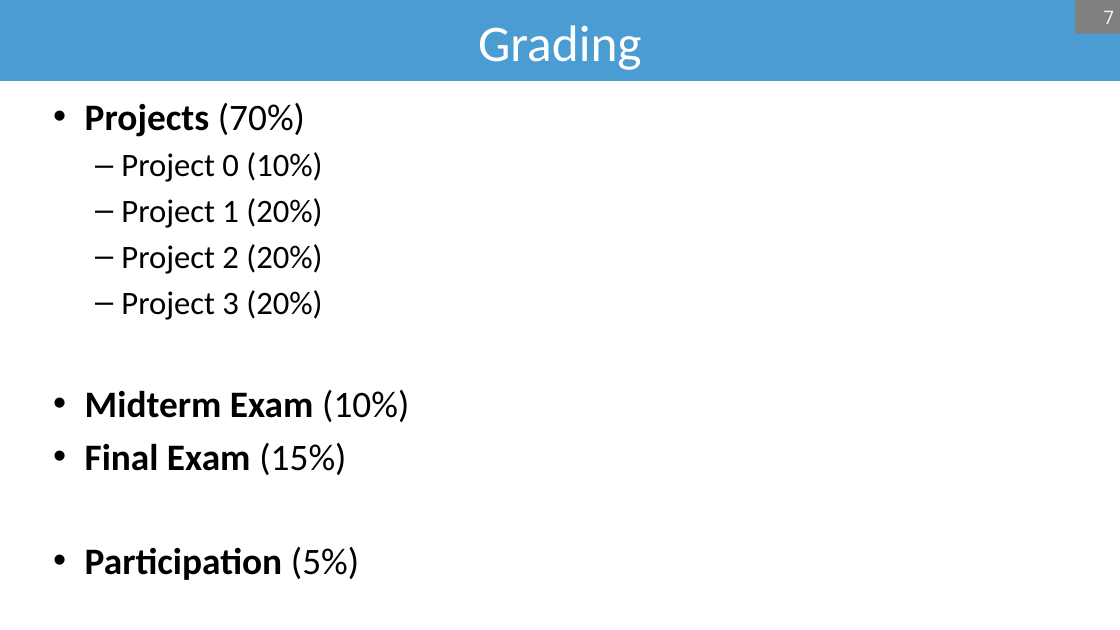
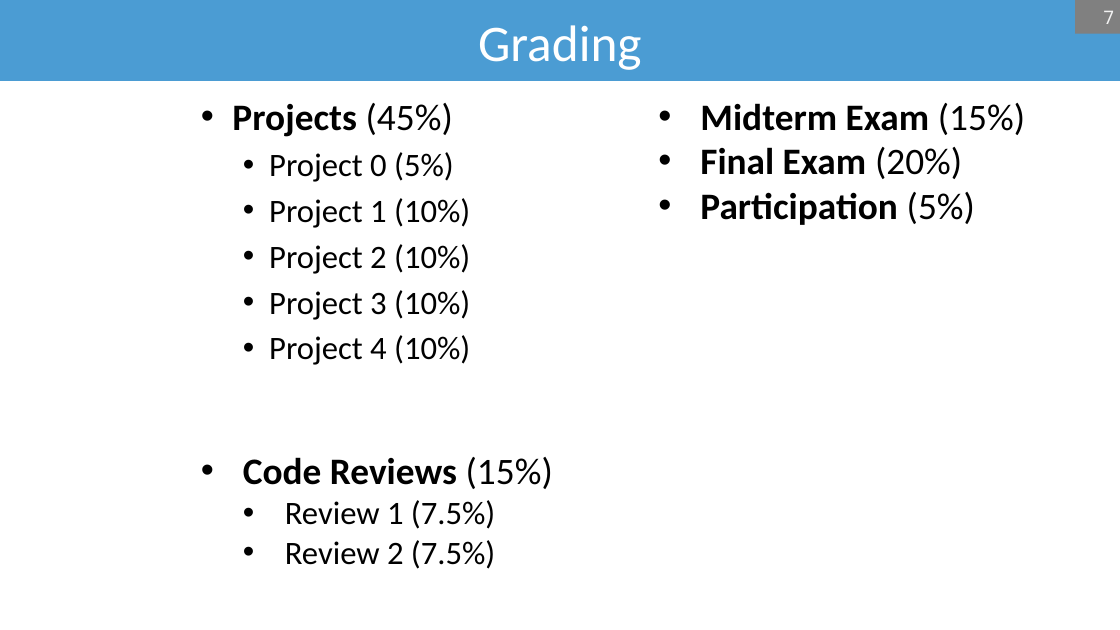
Before and after one commit to bsb20/bsb20.github.io, a slide deck: slide 7 of docs/421_f26/lectures/L0.pptx. Drawn at 1120x630 pixels with LibreOffice and Linux fonts; fonts in the diff are those of the drawing; background and template pictures are left out. Boxes give left, top, right and bottom in pixels: in the first picture for what was removed or moved away, otherwise in the second. Text is boxed around its words. In the diff, an @@ line names an element or a change of style, - is before the commit and + after.

```diff
--- a/docs/421_f26/lectures/L0.pptx
+++ b/docs/421_f26/lectures/L0.pptx
@@ text at <box>232,103,470,365</box>: text changed; size 32 to 28 pt @@
-• Projects (70%)
-  – Project 0 (10%)
-  – Project 1 (20%)
-  – Project 2 (20%)
-  – Project 3 (20%)
-• Midterm Exam (10%)
-• Final Exam (15%)
-• Participation (5%)
+• Projects (45%)
+  • Project 0 (5%)
+  • Project 1 (10%)
+  • Project 2 (10%)
+  • Project 3 (10%)
+  • Project 4 (10%)
@@ text added at <box>700,103,1025,225</box>, 32 pt, text #000000, bold @@
+• Midterm Exam (15%)
+• Final Exam (20%)
+• Participation (5%)
@@ text added at <box>243,457,553,569</box>, 28 pt, text #000000 @@
+• Code Reviews (15%)
+  • Review 1 (7.5%)
+  • Review 2 (7.5%)
```
Also in this commit, not shown: 8 other slides changed, 1 slide added, 1 other file.
